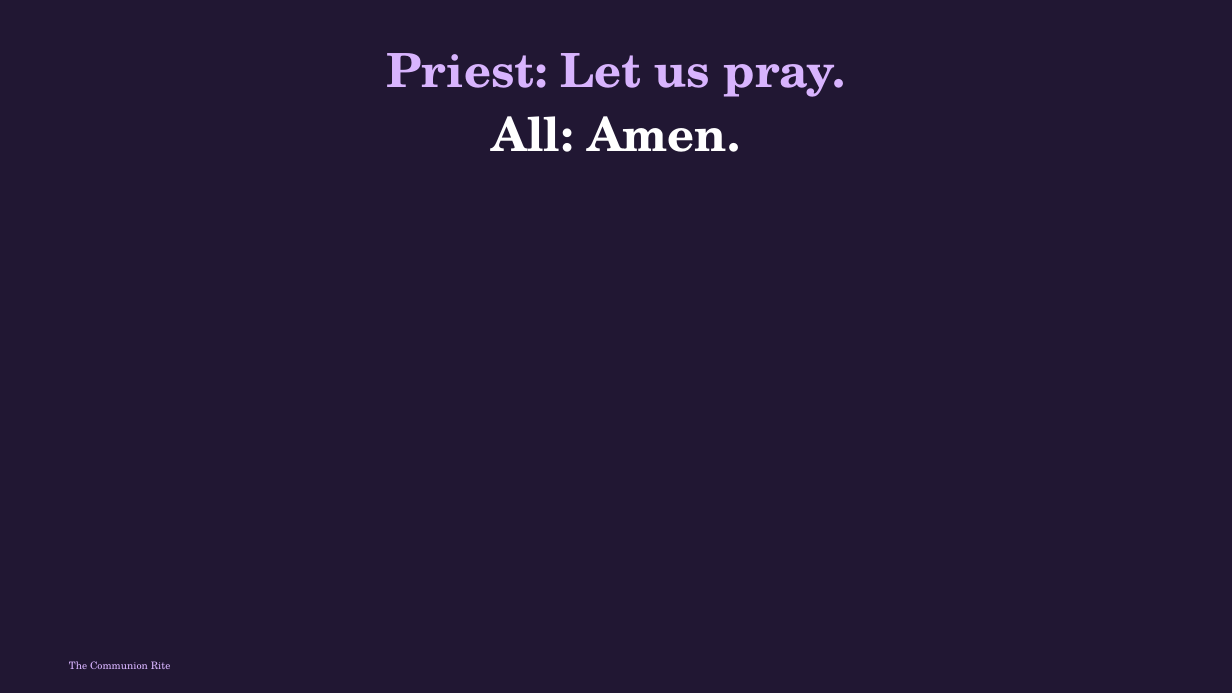
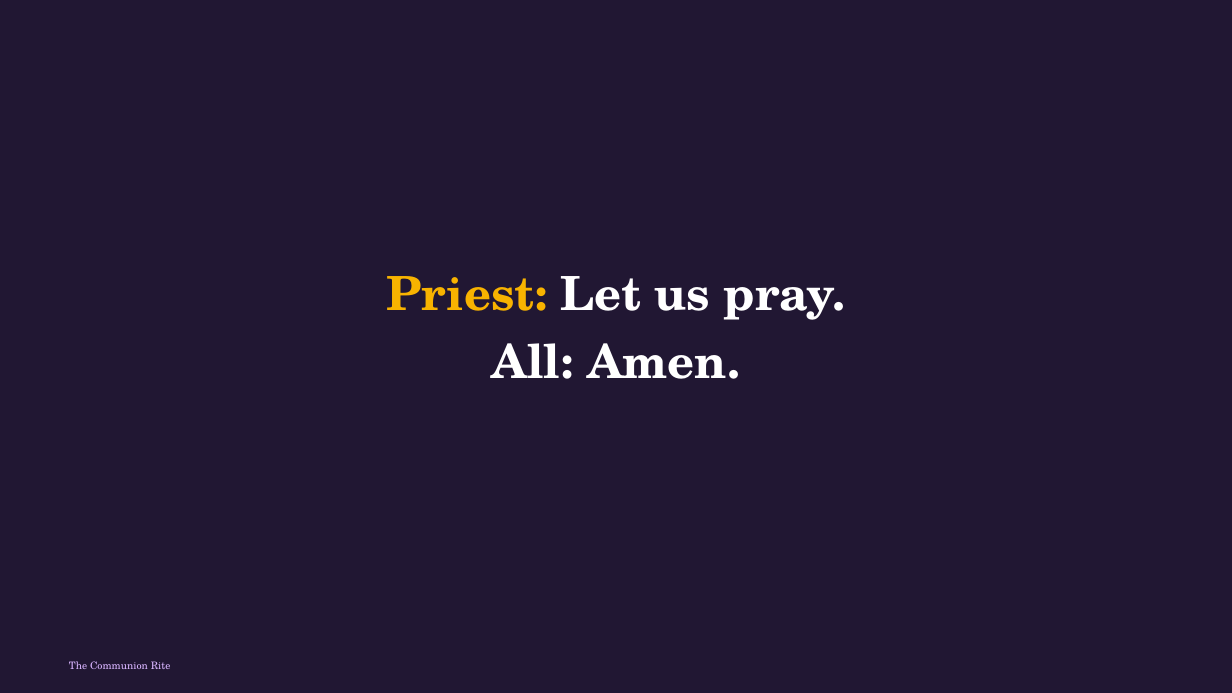
Before and after one commit to divinogabriel9/verbum, a slide deck: slide 57 of outputs/GFCC7Jun2026_TheSolemnityoftheMostHolyBodyandBloodofChrist.pptx (slide 63 before the commit). Drawn at 1232x693 pixels with LibreOffice and Linux fonts; fonts in the diff are those of the drawing. Boxes give left, top, right and bottom in pixels: in the first picture for what was removed or moved away, otherwise in the second. Text is boxed around its words. In the diff, an @@ line names an element or a change of style, - is before the commit and + after.

```diff
--- a/outputs/GFCC7Jun2026_TheSolemnityoftheMostHolyBodyandBloodofChrist.pptx
+++ b/outputs/GFCC7Jun2026_TheSolemnityoftheMostHolyBodyandBloodofChrist.pptx
@@ text "Priest: Let us pray." at box(386, 276, 846, 379): text colour #D8B4FE to #F8B300 in "Priest:"; text colour #D8B4FE to #FFFFFF in "Let us pray."; more space between paragraphs; vertical alignment top to middle @@
```
Also in this commit, not shown: 8 other slides changed, 6 slides removed, 18 other files.
